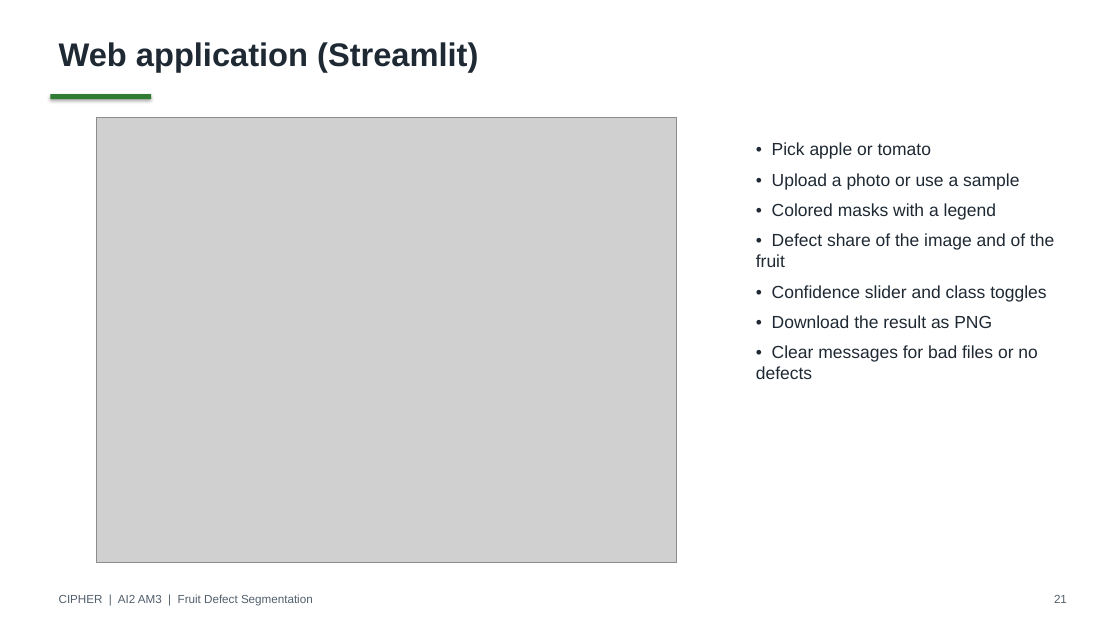
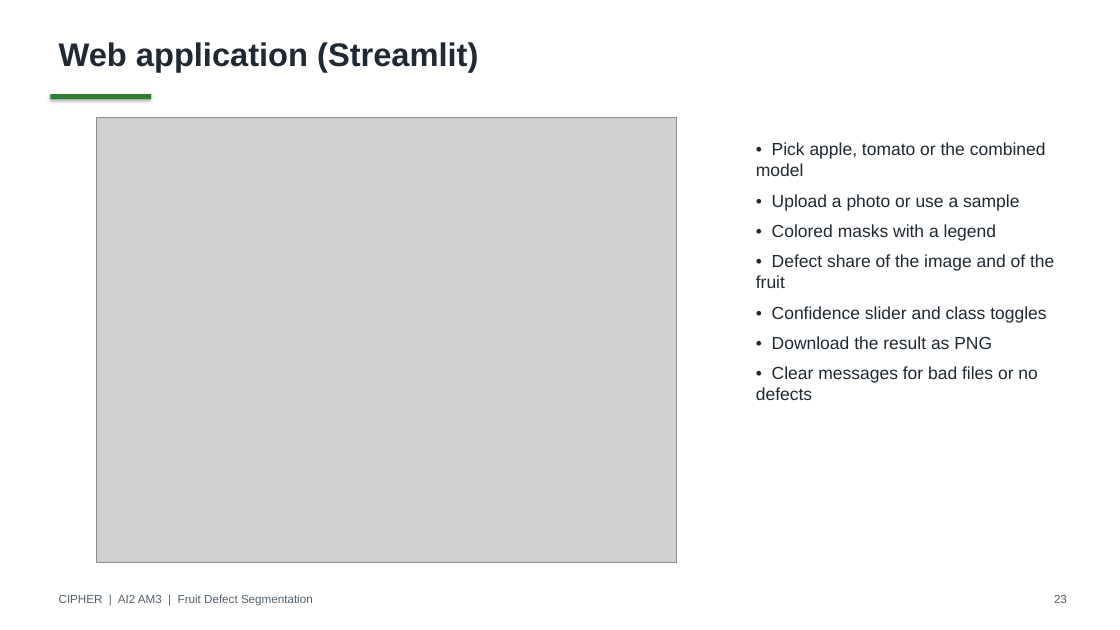
Before and after one commit to deangg/instancesegmentation, a slide deck: slide 23 of slides/CIPHER_AI2_Final_Defense.pptx (slide 21 before the commit). Drawn at 1120x630 pixels with LibreOffice and Linux fonts; fonts in the diff are those of the drawing; grey boxes stand for pictures. Boxes give left, top, right and bottom in pixels: in the first picture for what was removed or moved away, otherwise in the second. Text is boxed around its words. In the diff, an @@ line names an element or a change of style, - is before the commit and + after.

```diff
--- a/slides/CIPHER_AI2_Final_Defense.pptx
+++ b/slides/CIPHER_AI2_Final_Defense.pptx
@@ text at <box>756,142,1046,176</box>: text changed @@
-• Pick apple or tomato
+• Pick apple, tomato or the combined model
@@ text at <box>1054,595,1067,603</box>: text changed @@
-21
+23
```
Also in this commit, not shown: 8 other slides changed, 2 slides added, 15 other files.
